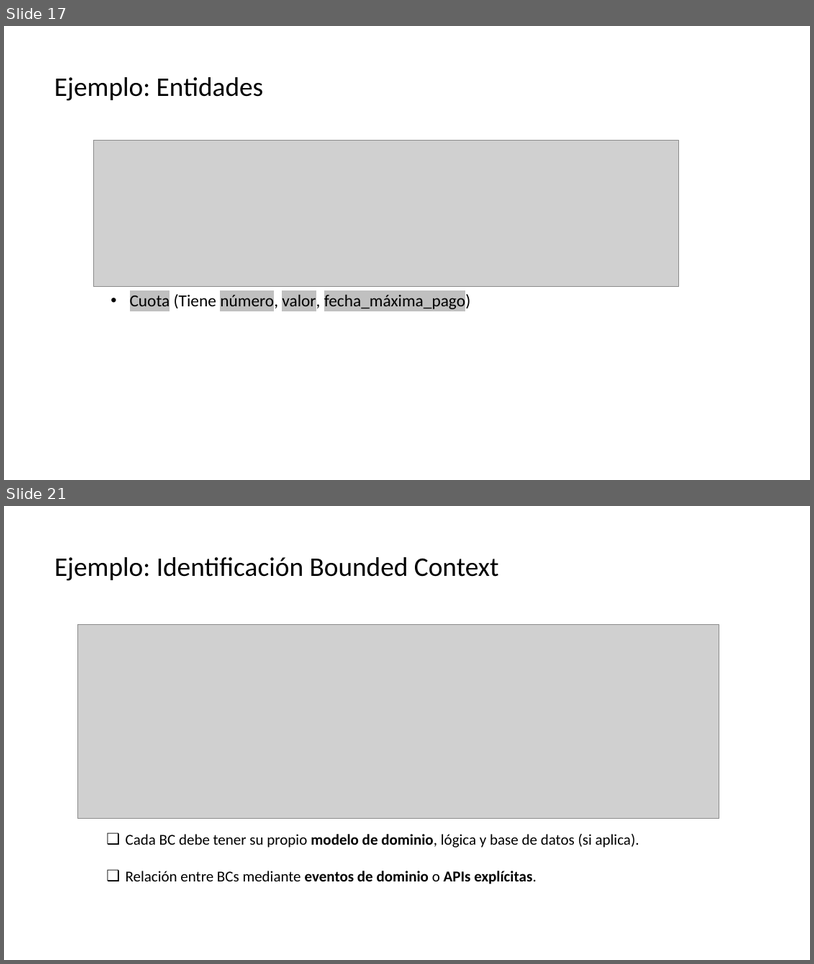
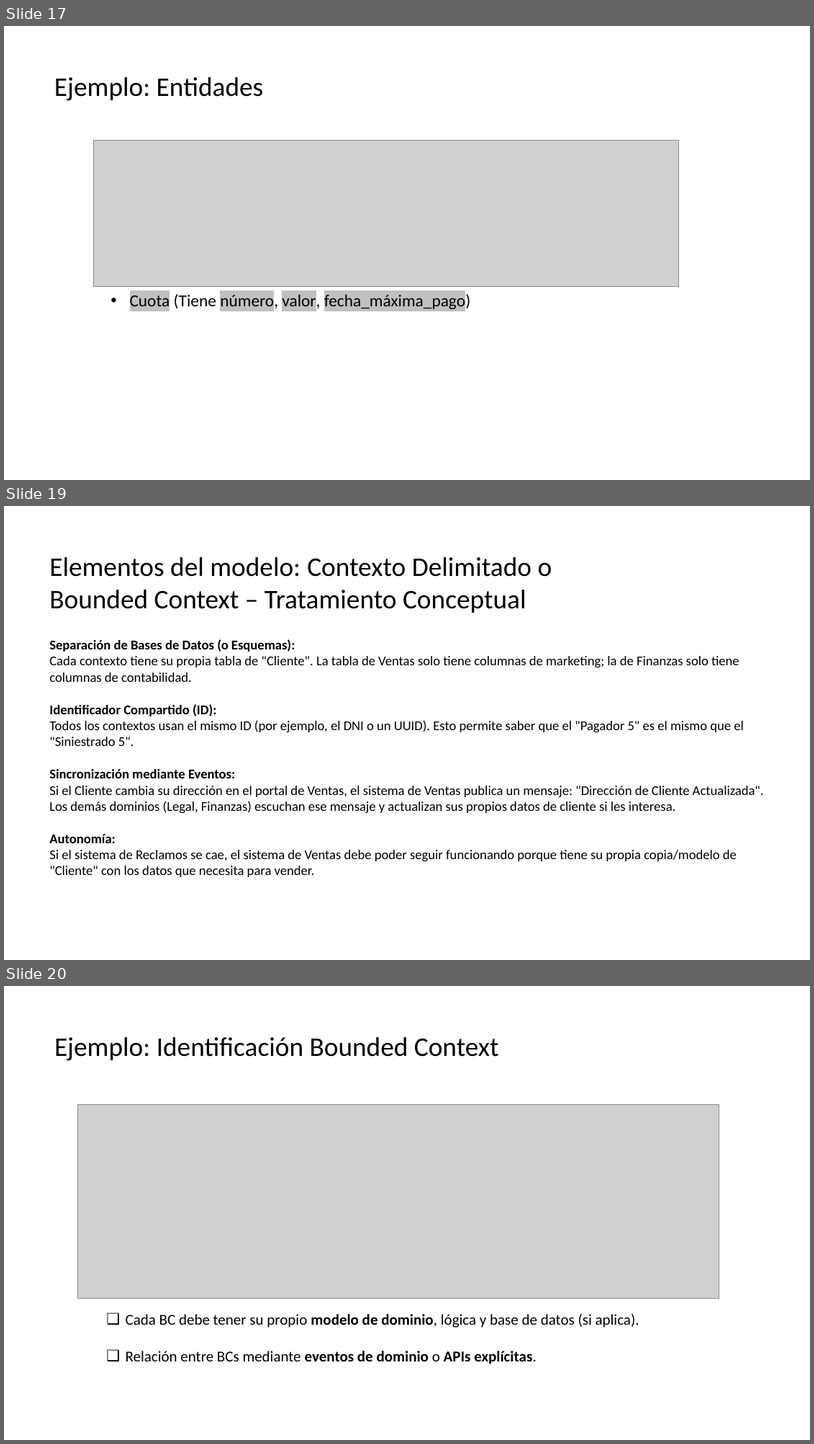
Before and after one commit to CesarLopez-Profe/Arquitectura-de-Software, a slide deck: Slides/9_DDD_Diseño.pptx. Shown one above the other, each under a label of ours: slides 17 and 21 before the commit, slides 17, 19 and 20 after it; the slides between them are not shown. The pictures are 814x964 and 814x1444 pixels, drawn with LibreOffice and Linux fonts; fonts in the diff are those of the drawing; grey boxes stand for pictures; background and template pictures are left out. Boxes give left, top, right and bottom in pixels: in the first picture for what was removed or moved away, otherwise in the second. Text is boxed around its words. In the diff, an @@ line names an element or a change of style, - is before the commit and + after.

```diff
--- a/Slides/9_DDD_Diseño.pptx
+++ b/Slides/9_DDD_Diseño.pptx
@@ slide 19 added at <box>4,506,810,960</box>, background picture (left out) @@
@@ text added at <box>49,557,553,613</box>, 32 pt, text #000000 @@
+Elementos del modelo: Contexto Delimitado o Bounded Context – Tratamiento Conceptual
@@ text added at <box>49,639,764,877</box>, 16 pt, text #000000 @@
+Separación de Bases de Datos (o Esquemas):
+Cada contexto tiene su propia tabla de "Cliente". La tabla de Ventas solo tiene columnas de marketing; la de Finanzas solo tiene columnas de contabilidad.
+Identificador Compartido (ID):
+Todos los contextos usan el mismo ID (por ejemplo, el DNI o un UUID). Esto permite saber que el "Pagador 5" es el mismo que el "Siniestrado 5".
+Sincronización mediante Eventos:
+Si el Cliente cambia su dirección en el portal de Ventas, el sistema de Ventas publica un mensaje: "Dirección de Cliente Actualizada". Los demás dominios (Legal, Finanzas) escuchan ese mensaje y actualizan sus propios datos de cliente si les interesa.
+Autonomía:
+Si el sistema de Reclamos se cae, el sistema de Ventas debe poder seguir funcionando porque tiene su propia copia/modelo de "Cliente" con los datos que necesita para vender.
@@ what was slide 21 is now slide 20 @@
```
Also in this commit, not shown: 6 slides changed, 4 other slides added.
